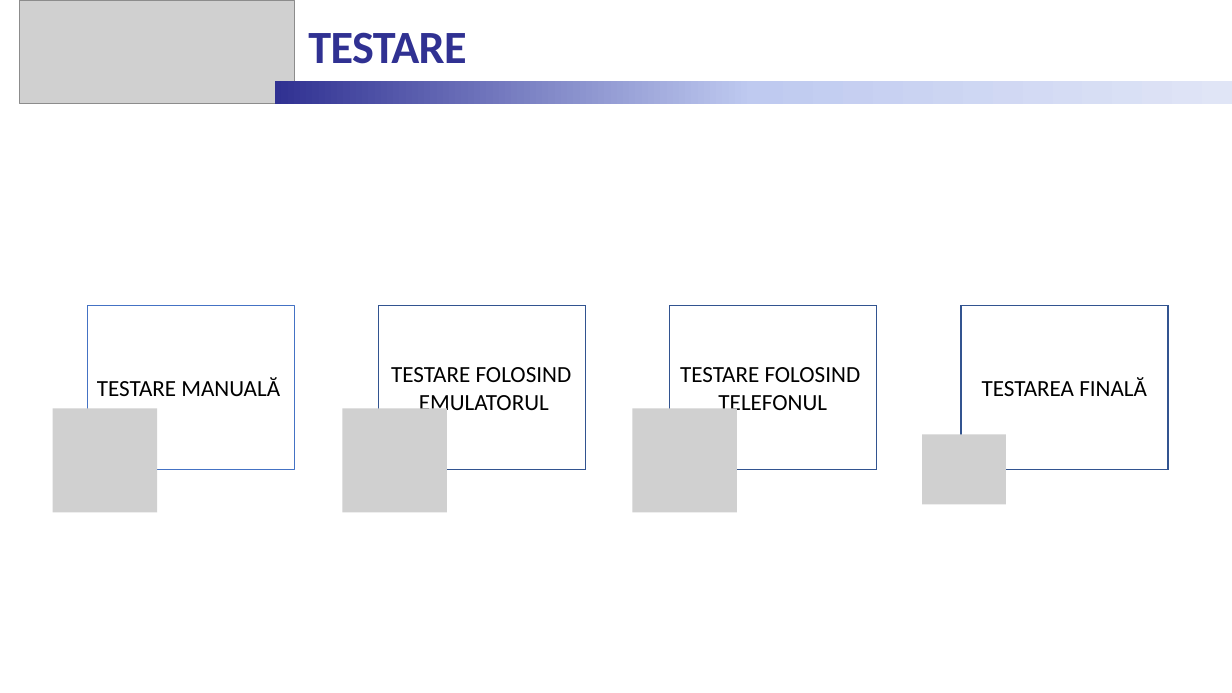
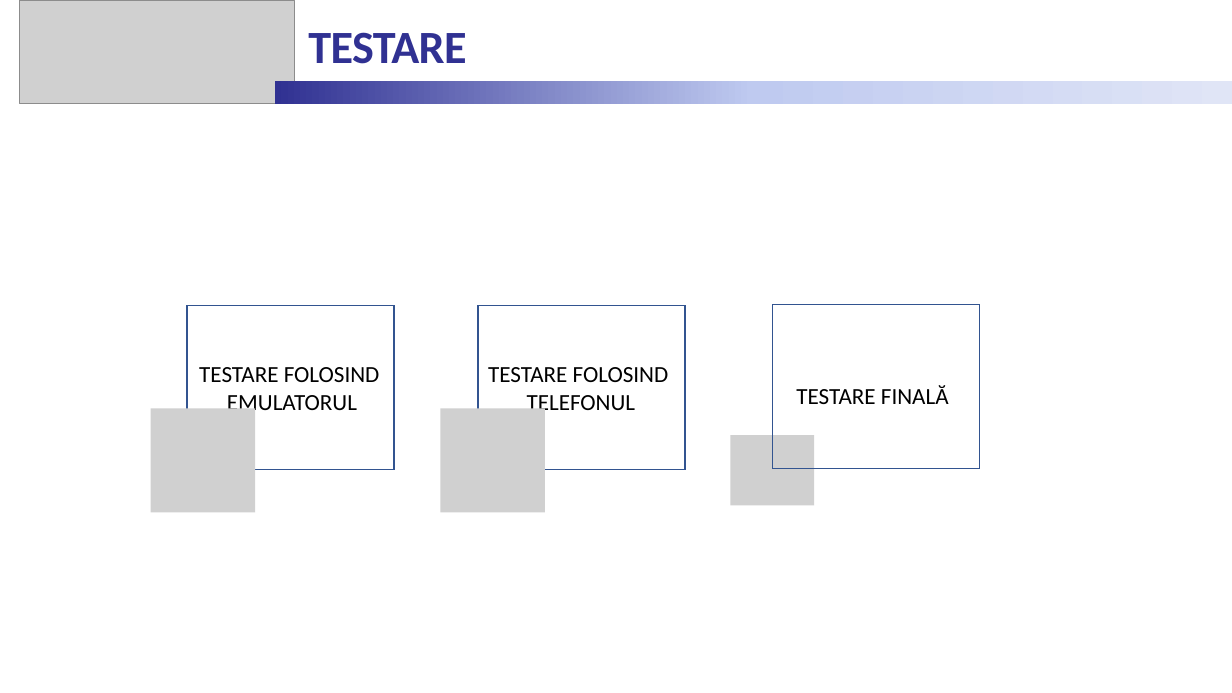
Before and after one commit to senciuckristine/DigitalKey, a slide deck: slide 10 of Documentation/Prezentare_Senciuc_Kristine.pptx (slide 11 before the commit). Drawn at 1232x693 pixels with LibreOffice and Linux fonts; fonts in the diff are those of the drawing; grey boxes stand for pictures. Boxes give left, top, right and bottom in pixels: in the first picture for what was removed or moved away, otherwise in the second. Text is boxed around its words. In the diff, an @@ line names an element or a change of style, - is before the commit and + after.

```diff
--- a/Documentation/Prezentare_Senciuc_Kristine.pptx
+++ b/Documentation/Prezentare_Senciuc_Kristine.pptx
@@ rectangle removed at box(88, 306, 295, 470) @@
@@ 3 pictures, 3 rectangles, 2 texts: place and size @@
-3 pictures, 3 rectangles, 2 texts at box(343, 306, 1168, 512)
+3 pictures, 3 rectangles, 2 texts at box(151, 305, 980, 512)
@@ text removed at box(97, 377, 280, 396) @@
-TESTARE MANUALĂ
@@ text at box(796, 385, 949, 404): text changed @@
-TESTAREA FINALĂ
+TESTARE FINALĂ
@@ picture removed at box(53, 409, 157, 512) @@
```
Also in this commit, not shown: 8 other slides changed, 1 slide added, 2 slides removed.
